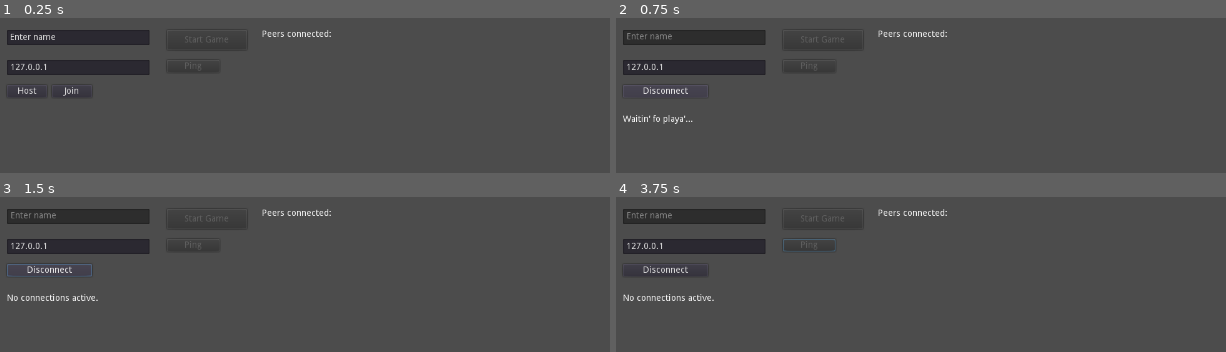
Above: before the commit, frames 1-4 (two rows, left to right).
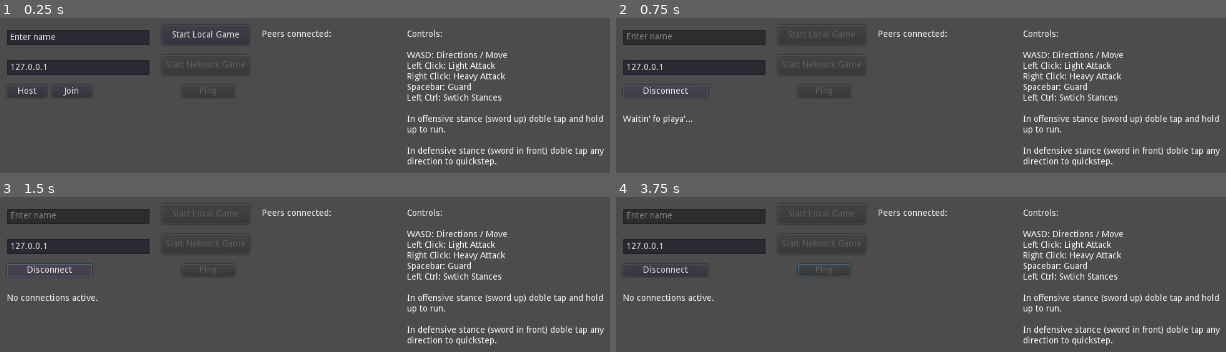
Above: after the commit, the same moments.

Repository: Valkrist/Fighter
Game: Godot game, scene res://game/multiplayer/lobby.tscn
Two runs of this game, one before a commit and one after it. Both use one fixed random seed, a clock stepped at 60 frames per second and the inputs below.
Inputs (mouse positions are in pixels of both pictures, inside the frame that each line leads up to):
- Up to frame 1 (0.25 s): no input
- Up to frame 2 (0.75 s): click "Host" at 0.5 s
- Up to frame 3 (1.5 s): click "Disconnect" at 1.25 s
- Up to frame 4 (3.75 s): move the mouse to (outside the picture) at 2.02 s; hold D 2.03-2.75 s; tap Q at 2.1 s; click (outside the picture) at 2.17 s; drag from (outside the picture) to (outside the picture) at 2.77 s; move the mouse to (1061, 294) at 3.52 s; hold D from 3.53 s (still down); tap Tab at 3.6 s

The runs differ from the first frame. In frame 1, 3.8% of the frame differs, in the area x 28-100%, y 7-96%; in frame 2, 3.5%; in frame 3, 3.5%; in frame 4, 3.7%.

Commit message:
More network stuff.

Diff:
--- /dev/null
+++ b/entities/sword_figher/input_simulator.gd
@@ -0,0 +1,46 @@
+extends Node
+
+signal simulated_input(pad, key, state)
+
+var enabled = false
+
+export var pad = 0
+
+export var up = false setget set_up
+export var down = false setget set_down
+export var left = false setget set_left
+export var right = false setget set_right
+export var light = false setget set_light
+export var heavy = false setget set_heavy
+
+func _ready():
+	enabled = true
+
+func set_up(value):
+	if enabled:
+		up = value
+		emit_signal("simulated_input", pad, InputManager.UP, int(value))
+func set_down(value):
+	if enabled:
+		down = value
+		emit_signal("simulated_input", pad, InputManager.DOWN, int(value))
+func set_left(value):
+	if enabled:
+		left = value
+		emit_signal("simulated_input", pad, InputManager.LEFT, int(value))
+func set_right(value):
+	if enabled:
+		right = value
+		emit_signal("simulated_input", pad, InputManager.RIGHT, int(value))
+func set_light(value):
+	if enabled:
+		light = value
+		emit_signal("simulated_input", pad, InputManager.LIGHT, int(value))
+func set_heavy(value):
+	if enabled:
+		heavy = value
+		emit_signal("simulated_input", pad, InputManager.HEAVY, int(value))
+
+# Called every frame. 'delta' is the elapsed time since the previous frame.
+#func _process(delta):
+#	pass
--- a/entities/sword_figher/peer_sword_fighter.gd
+++ b/entities/sword_figher/peer_sword_fighter.gd
@@ -34,7 +34,6 @@
 
 func update_rotation(id, new_rotation):
 	model_container.rotation.y = new_rotation
-
 
 func update_animation(id, anim_name, seek_pos, blend_speed):
 
--- a/entities/sword_figher/peer_sword_fighter.tscn
+++ b/entities/sword_figher/peer_sword_fighter.tscn
@@ -11,17 +11,17 @@
 [sub_resource type="AnimationNodeTimeScale" id=3]
 
 [sub_resource type="AnimationNodeAnimation" id=4]
-animation = "off_block_hi"
+animation = "t_pose"
 
 [sub_resource type="AnimationNodeTimeSeek" id=5]
 
 [sub_resource type="AnimationNodeAnimation" id=6]
-animation = "off_walk_back"
+animation = "t_pose"
 
 [sub_resource type="AnimationNodeTimeSeek" id=7]
 
 [sub_resource type="AnimationNodeBlendTree" id=8]
-graph_offset = Vector2( 190, -106 )
+graph_offset = Vector2( 0, -72 )
 nodes/1_and_-1/node = SubResource( 1 )
 nodes/1_and_-1/position = Vector2( 820, -40 )
 nodes/Seek/node = SubResource( 2 )
@@ -306,6 +306,7 @@
 
 [node name="Hurtbox" parent="ModelContainer/sword_fighter/Armature/Skeleton/BoneAttachment" instance=ExtResource( 3 )]
 transform = Transform( 0.547956, -2.98023e-08, 5.21542e-08, 2.98023e-08, 0.547956, 1.49012e-07, -5.21541e-08, -1.49012e-07, 0.547957, 5.96046e-08, 0.25754, -1.19209e-07 )
+visible = false
 
 [node name="CameraPointPivot" type="Spatial" parent="."]
 transform = Transform( 1, 0, 0, 0, 1, 0, 0, 0, 1, 0, 2.5, 0 )
--- a/entities/sword_figher/states/sword_fighter_off_kick.gd
+++ b/entities/sword_figher/states/sword_fighter_off_kick.gd
@@ -16,8 +16,10 @@
 #func _process_state(delta):
 #	entity.apply_root_motion(delta)
 
-#func _dealt_hit(collided_entity):
-#	entity.request_camera(-sign(collided_entity.camera_point.translation.x))
+func _dealt_hit(collided_entity):
+	# FIX THIS CAQUEADA
+	if not NetworkManager.get_tree().has_network_peer():
+		entity.request_camera(-sign(collided_entity.camera_point.translation.x))
 
 ##func _animation_blend_started(anim_name):
 ##	print(anim_name)
--- a/entities/sword_figher/sword_fighter.gd
+++ b/entities/sword_figher/sword_fighter.gd
@@ -82,6 +82,8 @@
 			$ModelContainer/sword_fighter/Armature/Skeleton/sword.material_override = PLAYER_2_MATERIAL
 			get_node("../PlayerName2").text = NetworkManager.my_info["name"]
 
+		NetworkManager.rpc("notify_ready")
+
 	fsm.setup()
 	$AnimationTree.active = true
 
@@ -314,6 +316,10 @@
 
 	$Tween.start()
 
+func reset_hitboxes():
+	$ModelContainer/Hitbox.active = false
+	$ModelContainer/Hitbox2.active = false
+
 func _on_Hurtbox_received_hit(hit, hurtbox):
 	received_hit = hit
 	fsm.receive_event("_received_hit", hit)
@@ -321,8 +327,9 @@
 func _on_Hitbox_dealt_hit(hit : Hit, collided_entity):
 	fsm.receive_event("_dealt_hit", collided_entity)
 
-	if collided_entity is PeerEntity:
-		send_hit_to_peer(hit)
+	if get_tree().has_network_peer():
+		if collided_entity is PeerEntity:
+			send_hit_to_peer(hit)
 
 func _on_RSide_body_entered(body):
 	if not body == self and body is KinematicBody:
--- a/entities/sword_figher/sword_fighter.tscn
+++ b/entities/sword_figher/sword_fighter.tscn
@@ -12,6 +12,7 @@
 [ext_resource path="res://entities/sword_figher/sword_fighter_hit_info.gd" type="Script" id=10]
 [ext_resource path="res://objects/hurtbox.tscn" type="PackedScene" id=11]
 [ext_resource path="res://entities/sword_figher/sword_fighter_player_1.material" type="Material" id=12]
+[ext_resource path="res://entities/sword_figher/input_simulator.gd" type="Script" id=13]
 
 [sub_resource type="CapsuleShape" id=1]
 radius = 0.558514
@@ -1668,6 +1669,83 @@
 
 [sub_resource type="RayShape" id=47]
 length = 3.0
+
+[sub_resource type="Animation" id=48]
+resource_name = "New Anim"
+length = 12.0
+loop = true
+tracks/0/type = "value"
+tracks/0/path = NodePath("InputSimulator:up")
+tracks/0/interp = 1
+tracks/0/loop_wrap = true
+tracks/0/imported = false
+tracks/0/enabled = true
+tracks/0/keys = {
+"times": PoolRealArray( 0, 3.5, 6.5, 6.6, 6.7, 9.5 ),
+"transitions": PoolRealArray( 1, 1, 1, 1, 1, 1 ),
+"update": 1,
+"values": [ true, false, true, false, true, false ]
+}
+tracks/1/type = "value"
+tracks/1/path = NodePath("InputSimulator:light")
+tracks/1/interp = 1
+tracks/1/loop_wrap = true
+tracks/1/imported = false
+tracks/1/enabled = true
+tracks/1/keys = {
+"times": PoolRealArray( 0.8, 1.1, 9.5, 9.8 ),
+"transitions": PoolRealArray( 1, 1, 1, 1 ),
+"update": 1,
+"values": [ true, false, true, false ]
+}
+tracks/2/type = "value"
+tracks/2/path = NodePath("InputSimulator:heavy")
+tracks/2/interp = 1
+tracks/2/loop_wrap = true
+tracks/2/imported = false
+tracks/2/enabled = true
+tracks/2/keys = {
+"times": PoolRealArray( 2.1, 2.4, 8.1, 8.4 ),
+"transitions": PoolRealArray( 1, 1, 1, 1 ),
+"update": 1,
+"values": [ true, false, true, false ]
+}
+tracks/3/type = "value"
+tracks/3/path = NodePath("InputSimulator:left")
+tracks/3/interp = 1
+tracks/3/loop_wrap = true
+tracks/3/imported = false
+tracks/3/enabled = true
+tracks/3/keys = {
+"times": PoolRealArray( 3.6, 8.4 ),
+"transitions": PoolRealArray( 1, 1 ),
+"update": 1,
+"values": [ true, false ]
+}
+tracks/4/type = "value"
+tracks/4/path = NodePath("InputSimulator:down")
+tracks/4/interp = 1
+tracks/4/loop_wrap = true
+tracks/4/imported = false
+tracks/4/enabled = true
+tracks/4/keys = {
+"times": PoolRealArray( 4.3, 5.5 ),
+"transitions": PoolRealArray( 1, 1 ),
+"update": 1,
+"values": [ true, false ]
+}
+tracks/5/type = "value"
+tracks/5/path = NodePath("InputSimulator:right")
+tracks/5/interp = 1
+tracks/5/loop_wrap = true
+tracks/5/imported = false
+tracks/5/enabled = true
+tracks/5/keys = {
+"times": PoolRealArray( 9, 11.1 ),
+"transitions": PoolRealArray( 1, 1 ),
+"update": 1,
+"values": [ true, false ]
+}
 
 [node name="SwordFighter" type="KinematicBody"]
 collision_mask = 3
@@ -1774,6 +1852,7 @@
 
 [node name="Hurtbox" parent="ModelContainer/sword_fighter/Armature/Skeleton/BoneAttachment" instance=ExtResource( 11 )]
 transform = Transform( 0.547956, -1.49012e-08, 3.72529e-08, 2.98023e-08, 0.547956, -1.04308e-07, -5.21541e-08, -1.49012e-07, 0.547957, 5.96046e-08, 0.25754, -1.19209e-07 )
+visible = false
 
 [node name="AnimationPlayer" parent="ModelContainer/sword_fighter" index="1"]
 playback_process_mode = 0
@@ -1814,6 +1893,13 @@
 [node name="Tween" type="Tween" parent="."]
 playback_speed = 3.0
 playback/speed = 3.0
+
+[node name="AnimationPlayer" type="AnimationPlayer" parent="."]
+"anims/New Anim" = SubResource( 48 )
+
+[node name="InputSimulator" type="Node" parent="."]
+script = ExtResource( 13 )
+up = true
 [connection signal="received_input" from="InputListener" to="." method="_on_InputListener_received_input"]
 [connection signal="flag_changed" from="AnimationFlags" to="." method="_on_AnimationFlags_flag_changed"]
 [connection signal="animation_finished" from="AnimationEvents" to="." method="_on_AnimationEvents_animation_finished"]
--- a/entities/sword_figher/sword_fighter_animation_node.tres
+++ b/entities/sword_figher/sword_fighter_animation_node.tres
@@ -9,12 +9,12 @@
 [sub_resource type="AnimationNodeBlend2" id=4]
 
 [sub_resource type="AnimationNodeAnimation" id=5]
-animation = "off_block_hi"
+animation = "t_pose"
 
 [sub_resource type="AnimationNodeTimeSeek" id=6]
 
 [sub_resource type="AnimationNodeAnimation" id=7]
-animation = "off_walk_back"
+animation = "t_pose"
 
 [sub_resource type="AnimationNodeTimeSeek" id=8]
 
--- a/game/multiplayer/lobby.gd
+++ b/game/multiplayer/lobby.gd
@@ -1,6 +1,6 @@
 extends Control
 
-const DEFAULT_PORT = 4561 #Don't use under 1024
+const STAGE = preload("res://stages/stage.tscn")
 
 onready var label = $Label
 
@@ -26,7 +26,7 @@
 func _player_connected(_id):
 	if get_tree().is_network_server():
 		label.text = str(_id, " Client connected.")
-		$StartGame.disabled = false
+		$StartNetGame.disabled = false
 	else:
 		label.text = "Connected to server."
 	$Ping.disabled = false
@@ -36,7 +36,7 @@
 	if get_tree().is_network_server():
 		label.text = str(_id, " Client disconnected.")
 		if NetworkManager.peers.size() == 0:
-			$StartGame.disabled = true
+			$StartNetGame.disabled = true
 	else:
 		# Assuming there are only two people:
 		label.text = "Server disconnected."
@@ -63,6 +63,7 @@
 	$Disconnect.visible = false
 	$MyName.editable = true
 	$Ping.disabled = true
+	$StartSingleGame.disabled = false
 
 func update_peer_list():
 	$Peers.text = str(NetworkManager.peers)
@@ -75,6 +76,7 @@
 	$Join.visible = false
 	$Disconnect.visible = true
 	$MyName.editable = false
+	$StartSingleGame.disabled = true
 	label.text = "Waitin' fo playa'..."
 
 func _on_Join_pressed():
@@ -88,6 +90,7 @@
 		$Join.visible = false
 		$Disconnect.visible = true
 		$MyName.editable = false
+		$StartSingleGame.disabled = true
 		label.text = "Waitin' fo serva'..."
 
 func _on_Disconnect_pressed():
@@ -98,6 +101,7 @@
 		$Disconnect.visible = false
 		$MyName.editable = true
 		$Ping.disabled = true
+		$StartSingleGame.disabled = false
 		update_peer_list()
 		label.text = "Disconnected."
 	else:
@@ -121,7 +125,7 @@
 remote func ping_back(id):
 	label.text = str(NetworkManager.peers[id]["name"], " Pinged back.")
 
-func _on_StartGame_pressed():
+func _on_StartNetGame_pressed():
 	if get_tree().has_network_peer():
 		if NetworkManager.peers.size() == 0:
 			label.text = "No peers to start game with."
@@ -129,3 +133,8 @@
 			NetworkManager.rpc("start_game")
 	else:
 		label.text = "No connections active."
+
+func _on_StartSingleGame_pressed():
+	NetworkManager.disconnect_network()
+	visible = false
+	get_tree().root.add_child(STAGE.instance())
--- a/game/multiplayer/lobby.tscn
+++ b/game/multiplayer/lobby.tscn
@@ -62,23 +62,33 @@
 }
 
 [node name="Ping" type="Button" parent="."]
-margin_left = 320.0
-margin_top = 112.0
-margin_right = 404.0
-margin_bottom = 132.0
+margin_left = 344.0
+margin_top = 152.0
+margin_right = 428.0
+margin_bottom = 172.0
 disabled = true
 text = "Ping"
 __meta__ = {
 "_edit_use_anchors_": false
 }
 
-[node name="StartGame" type="Button" parent="."]
-margin_left = 320.0
-margin_top = 64.0
-margin_right = 448.0
-margin_bottom = 96.0
+[node name="StartNetGame" type="Button" parent="."]
+margin_left = 312.0
+margin_top = 104.0
+margin_right = 452.0
+margin_bottom = 136.0
 disabled = true
-text = "Start Game"
+text = "Start Network Game"
+__meta__ = {
+"_edit_use_anchors_": false
+}
+
+[node name="StartSingleGame" type="Button" parent="."]
+margin_left = 312.0
+margin_top = 56.0
+margin_right = 452.0
+margin_bottom = 88.0
+text = "Start Local Game"
 __meta__ = {
 "_edit_use_anchors_": false
 }
@@ -110,8 +120,30 @@
 __meta__ = {
 "_edit_use_anchors_": false
 }
+
+[node name="Label2" type="Label" parent="."]
+margin_left = 704.0
+margin_top = 64.0
+margin_right = 1024.0
+margin_bottom = 384.0
+text = "Controls:
+
+WASD: Directions / Move
+Left Click: Light Attack
+Right Click: Heavy Attack
+Spacebar: Guard
+Left Ctrl: Swtich Stances
+
+In offensive stance (sword up) doble tap and hold up to run.
+
+In defensive stance (sword in front) doble tap any direction to quickstep."
+autowrap = true
+__meta__ = {
+"_edit_use_anchors_": false
+}
 [connection signal="pressed" from="Host" to="." method="_on_Host_pressed"]
 [connection signal="pressed" from="Join" to="." method="_on_Join_pressed"]
 [connection signal="pressed" from="Disconnect" to="." method="_on_Disconnect_pressed"]
 [connection signal="pressed" from="Ping" to="." method="_on_Ping_pressed"]
-[connection signal="pressed" from="StartGame" to="." method="_on_StartGame_pressed"]
+[connection signal="pressed" from="StartNetGame" to="." method="_on_StartNetGame_pressed"]
+[connection signal="pressed" from="StartSingleGame" to="." method="_on_StartSingleGame_pressed"]
--- a/game/network_manager.gd
+++ b/game/network_manager.gd
@@ -40,6 +40,7 @@
 	emit_signal("peer_connected", _id)
 
 func _network_peer_disconnected(_id):
+	disconnect_network()
 	peers.erase(_id)
 	emit_signal("peer_disconnected", _id)
 
@@ -50,11 +51,12 @@
 
 # Callback from SceneTree, only for clients (not server).
 func _connection_failed():
-	get_tree().network_peer = null # Remove peer.
+	disconnect_network()
 	peers.clear()
 	emit_signal("connection_failed")
 
 func _server_disconnected():
+	disconnect_network()
 	peers.clear()
 	emit_signal("server_disconnected")
 
@@ -80,8 +82,11 @@
 func disconnect_network():
 	if get_tree().has_network_peer():
 		get_tree().network_peer.close_connection()
-		get_tree().network_peer = null
 		peers.clear()
+		call_deferred("delete_network_peer")
+
+func delete_network_peer():
+	get_tree().network_peer = null
 
 remote func register_peer(peer_info):
 	var id = get_tree().get_rpc_sender_id()
@@ -90,7 +95,11 @@
 
 remotesync func start_game():
 	lobby_scene.visible = false
+	get_tree().paused = true
 	get_tree().root.add_child(NETWORK_STAGE.instance())
+
+remote func notify_ready():
+	get_tree().paused = false
 
 remote func update_my_animation_on_peers(id, anim_name, seek_pos, blend_speed):
 	emit_signal("peer_animation_changed", id, anim_name, seek_pos, blend_speed)
--- a/objects/input_listener.gd
+++ b/objects/input_listener.gd
@@ -56,10 +56,13 @@
 #	"left_gap_closer" : [InputManager.LEFT_LEFT, InputManager.LIGHT],
 	}
 
+export var simulate_input = false
+
 signal received_input(key, state)
 
 func _ready():
 	InputManager.connect("key_changed", self, "_received_input")
+	get_node("../InputSimulator").connect("simulated_input", self, "_received_input")
 #	InputManager.connect("multiple_input_pressed", self, "_received_multiple_input")
 	set_physics_process(false)
 
--- a/objects/state_machine/entity_state.gd
+++ b/objects/state_machine/entity_state.gd
@@ -96,6 +96,7 @@
 
 func _exit_state():
 	entity.flags.reset_all_flags()
+	entity.reset_hitboxes()
 	pass
 
 func _received_input(key, state):
--- a/settings.tres
+++ b/settings.tres
@@ -5,8 +5,8 @@
 [resource]
 script = ExtResource( 1 )
 I_N_P_U_T = ""
-pad_0_device = 1
-pad_1_device = 0
+pad_0_device = 0
+pad_1_device = 1
 keyboard_pad = 0
 reticle_control = 1
 D_I_S_P_L_A_Y = ""
--- a/stages/network_stage.tscn
+++ b/stages/network_stage.tscn
@@ -52,7 +52,7 @@
 [node name="PlayerName1" type="Label" parent="."]
 margin_left = 32.0
 margin_top = 16.0
-margin_right = 79.0
+margin_right = 280.0
 margin_bottom = 30.0
 rect_scale = Vector2( 2, 2 )
 text = "Player1"
@@ -63,9 +63,9 @@
 [node name="PlayerName2" type="Label" parent="."]
 anchor_left = 1.0
 anchor_right = 1.0
-margin_left = -132.0
+margin_left = -528.0
 margin_top = 15.0
-margin_right = -81.0
+margin_right = -279.0
 margin_bottom = 29.0
 rect_scale = Vector2( 2, 2 )
 text = "Player 2"
@@ -99,7 +99,7 @@
 environment = ExtResource( 1 )
 
 [node name="DirectionalLight" type="DirectionalLight" parent="."]
-transform = Transform( -0.156132, -0.424168, 0.892022, -0.0376934, 0.904999, 0.423741, -0.987017, 0.0325363, -0.157288, 0, 4, 0 )
+transform = Transform( -0.166459, -0.423804, 0.890326, -0.0376934, 0.904999, 0.423741, -0.985328, 0.0369762, -0.16662, 0, 4, 0 )
 light_energy = 1.5
 shadow_enabled = true
 
@@ -199,10 +199,11 @@
 "anims/New Anim" = SubResource( 5 )
 
 [node name="SwordFighter" parent="." instance=ExtResource( 2 )]
+transform = Transform( 1, 0, 0, 0, 1, 0, 0, 0, 1, -1, 0, 0 )
 target = NodePath("../PeerSwordFighter")
 
 [node name="PeerSwordFighter" parent="." instance=ExtResource( 7 )]
-transform = Transform( 1, 0, 0, 0, 1, 0, 0, 0, 1, 0, 0, 4.7 )
+transform = Transform( 1, 0, 0, 0, 1, 0, 0, 0, 1, 1, 0, 0 )
 
 [node name="InterpolatedCamera" parent="." instance=ExtResource( 3 )]
 transform = Transform( -0.00497429, -0.459186, 0.888326, 0, 0.888337, 0.459192, -0.999988, 0.00228415, -0.00441884, 5.30534, 3.75645, -0.193563 )
@@ -210,10 +211,6 @@
 speed = 10.0
 default_speed = 3
 
-[node name="Camera" type="Camera" parent="."]
-transform = Transform( -0.00497429, -0.459186, 0.888326, 0, 0.888337, 0.459192, -0.999988, 0.00228415, -0.00441884, 6.37551, 4.30964, -0.198887 )
-visible = false
-
 [node name="MeshInstance" type="MeshInstance" parent="."]
 transform = Transform( 0.31253, 0, 0, 0, 0.31253, 0, 0, 0, 0.31253, 0, -0.257058, 0 )
 mesh = SubResource( 6 )
--- a/stages/stage.tscn
+++ b/stages/stage.tscn
@@ -119,7 +119,7 @@
 environment = ExtResource( 1 )
 
 [node name="DirectionalLight" type="DirectionalLight" parent="."]
-transform = Transform( -0.156132, -0.424168, 0.892022, -0.0376933, 0.904999, 0.423741, -0.987017, 0.0325363, -0.157288, 0, 4, 0 )
+transform = Transform( -0.166459, -0.423804, 0.890326, -0.0376934, 0.904999, 0.423741, -0.985328, 0.0369762, -0.16662, 0, 4, 0 )
 light_energy = 1.5
 shadow_enabled = true
 
Not shown: 1 places in entities/sword_figher/sword_fighter.tscn that only renumber resources
Not shown: 1 places in stages/network_stage.tscn that only renumber resources
Not shown: 2 places in stages/stage.tscn that only renumber resources
